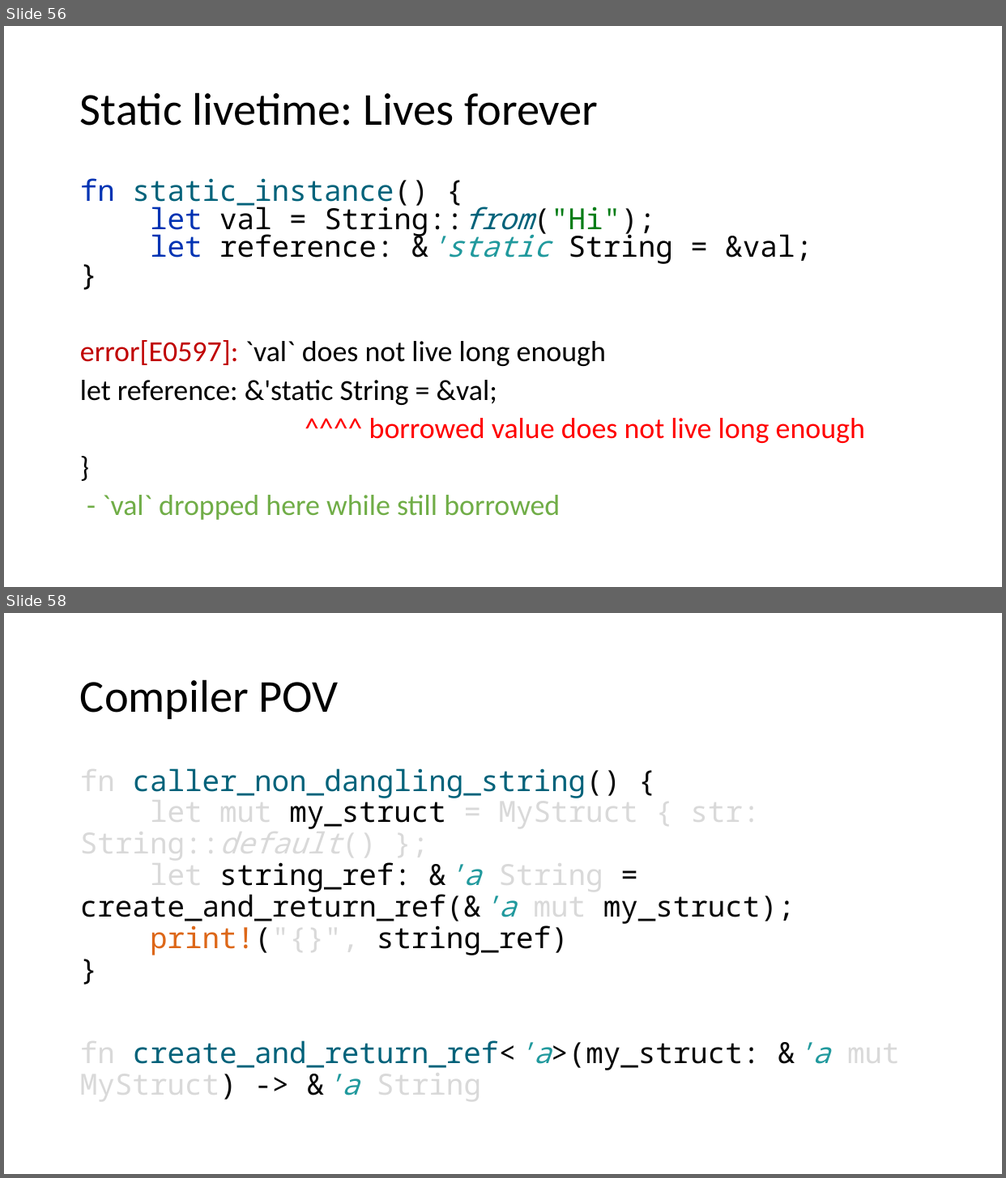
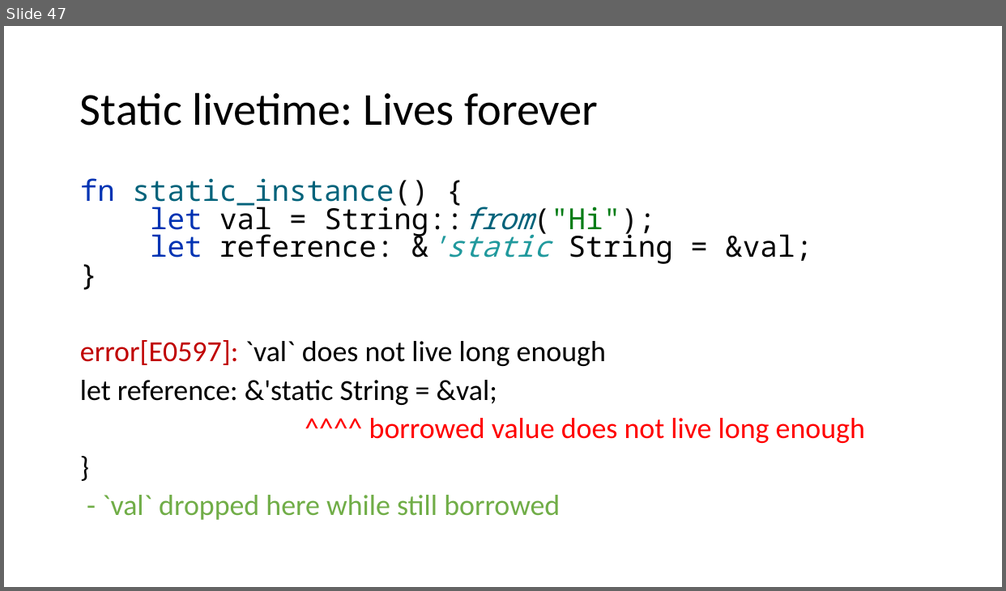
Before and after one commit to kugushev/course-rust-basics, a slide deck: pres/03-Ownership.pptx. Shown one above the other, each under a label of ours: slides 56 and 58 before the commit, slide 47 after it; the slides between them are not shown. The pictures are 1006x1178 and 1006x591 pixels, drawn with LibreOffice and Linux fonts; fonts in the diff are those of the drawing. Boxes give left, top, right and bottom in pixels: in the first picture for what was removed or moved away, otherwise in the second. Text is boxed around its words. In the diff, an @@ line names an element or a change of style, - is before the commit and + after.

```diff
--- a/pres/03-Ownership.pptx
+++ b/pres/03-Ownership.pptx
@@ slide 58 removed at [4,613,1002,1174], background #FFFFFF @@
@@ title removed at [80,679,339,719] @@
-Compiler POV
@@ text removed at [80,760,900,1100] @@
-fn caller_non_dangling_string() {
-let mut my_struct = MyStruct { str: String::default() };
-let string_ref: &'a String = create_and_return_ref(&'a mut my_struct);
-print!("{}", string_ref)
-}
-fn create_and_return_ref<'a>(my_struct: &'a mut MyStruct) -> &'a String
@@ what was slide 56 is now slide 47 @@
```
Also in this commit, not shown: 10 slides changed, 13 slides added, 10 other slides removed, 2 other files.
